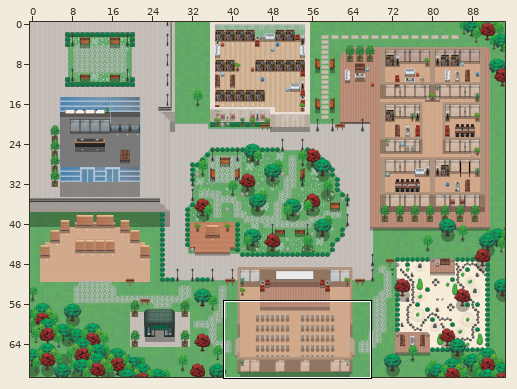
Two states of a Tiled map (JSON), v2-wa-st-gobain.tmj. The first picture is a wide view before the edit; the outline marks the close-up.
Close-up. Before the edit:
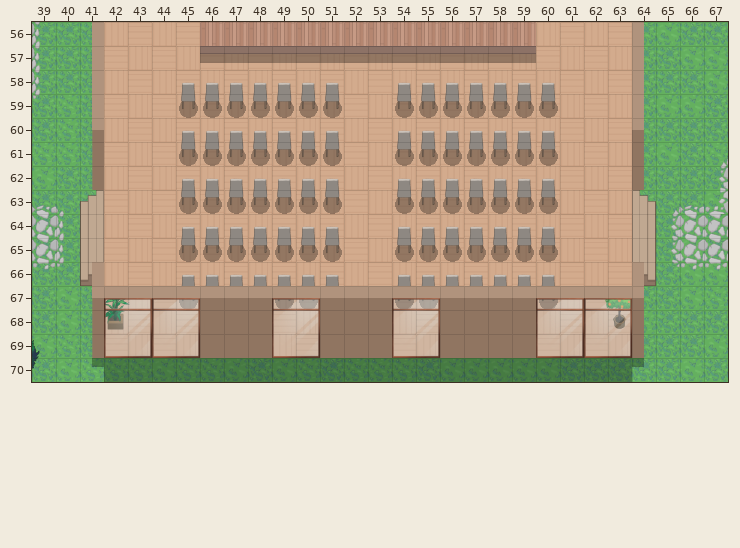
Cells are 32x32 px. Shown: x 39..67, y 56..70. The commit also changed other parts of the map, which this record leaves out.
Once edited:
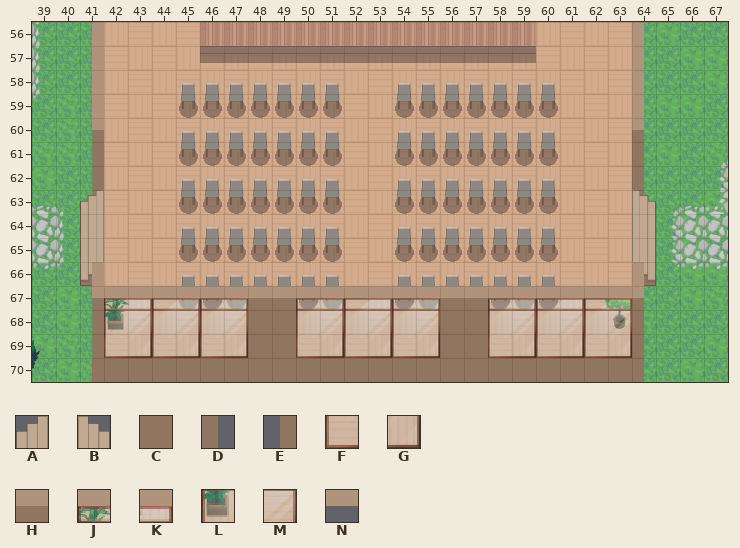
Key: from "Chunk 1": A 81, B 81 flipped left-right, C 137, D 153, E 153 flipped left-right, F 166, G 167; from "Chunk 3": H 68, J 92, K 93, L 95, M 96, N 108.
_ is an empty cell.
See-through tiles are keyed as they look on the map.
Diff:
Layer "walls/walls1":
The author changed tile F to tile C in row 69 at x 49.
Tile C now appears in row 70 at x 42 to 63.
Tile D now appears in row 63 at x 64; in row 70 at x 64.
Tile E now appears in row 63 at x 41; in row 70 at x 41.
The author changed tile C to tile F in row 69 at x 46, 52 and 58.
The author changed tile G to tile F in row 69 at x 50.
The author changed tile C to tile G in row 69 at x 47, 51, 53 and 59.
Layer "walls/walls2":
Tile A now appears in row 63 at x 41.
Tile B now appears in row 63 at x 64.
Layer "above/above2":
The author changed tile L to tile C in row 68 at x 49.
The author changed tile J to tile H in row 67 at x 49.
The author changed tile H to tile J in row 67 at x 46, 52 and 58.
The author changed tile K to tile J in row 67 at x 50.
The author changed tile H to tile K in row 67 at x 47, 51, 53 and 59.
The author changed tile C to tile L in row 68 at x 46, 52 and 58.
The author changed tile M to tile L in row 68 at x 50.
The author changed tile C to tile M in row 68 at x 47, 51, 53 and 59.
Layer "above/above3":
Tile N now appears in row 67 at x 46 to 47, 51 to 53 and 58 to 59.
Tile N is gone in row 67 at x 49.
Changed places in both close-ups, as pixel boxes (x1, y1, x2, y2):
added: (80, 190, 97, 202)
added: (639, 190, 656, 202)
changed: (92, 298, 644, 382)
